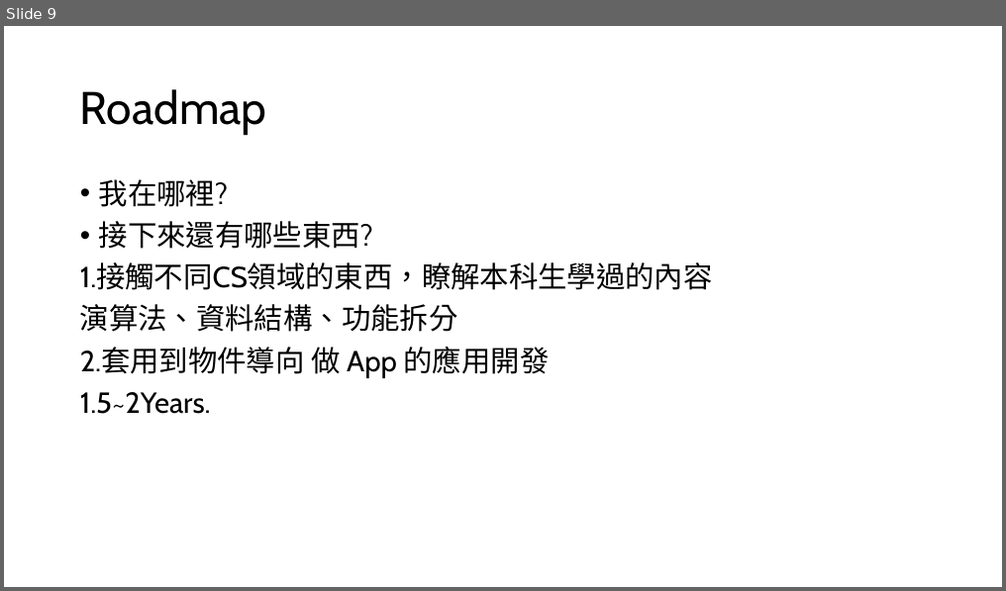
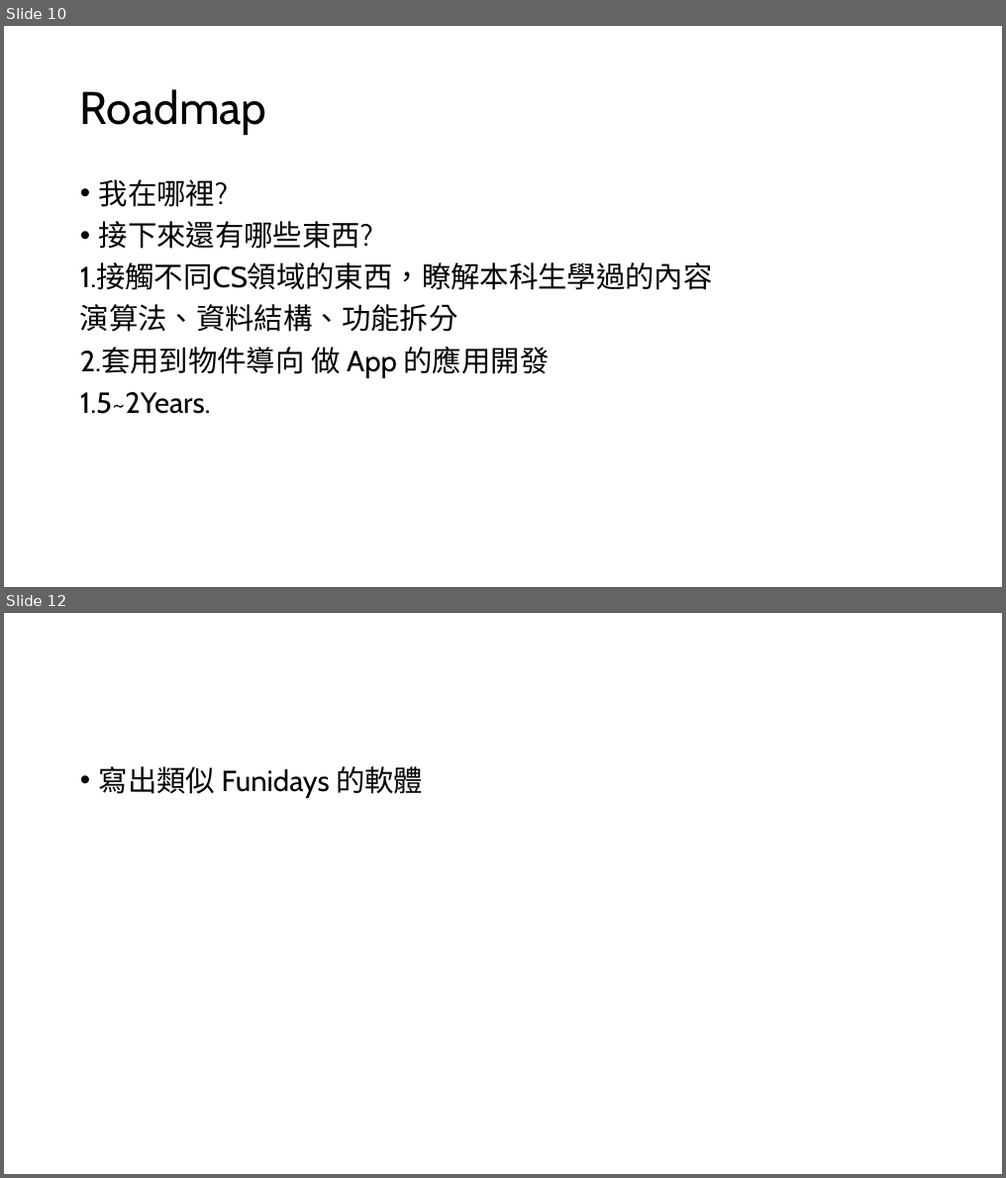
Before and after one commit to BboRainbo/C-Practice, a slide deck: LOG/0119.pptx. Shown one above the other, each under a label of ours: slide 9 before the commit, slides 10 and 12 after it; the slides between them are not shown. The pictures are 1006x591 and 1006x1178 pixels, drawn with LibreOffice and Linux fonts; fonts in the diff are those of the drawing. Boxes give left, top, right and bottom in pixels: in the first picture for what was removed or moved away, otherwise in the second. Text is boxed around its words. In the diff, an @@ line names an element or a change of style, - is before the commit and + after.

```diff
--- a/LOG/0119.pptx
+++ b/LOG/0119.pptx
@@ slide 12 added at bbox=[4, 613, 1002, 1174], background #FFFFFF @@
@@ text added at bbox=[99, 766, 423, 798], 28 pt, text #000000 @@
+• 寫出類似 Funidays 的軟體
@@ what was slide 9 is now slide 10 @@
```
Also in this commit, not shown: 5 slides changed, 3 other slides added, 26 other files.
